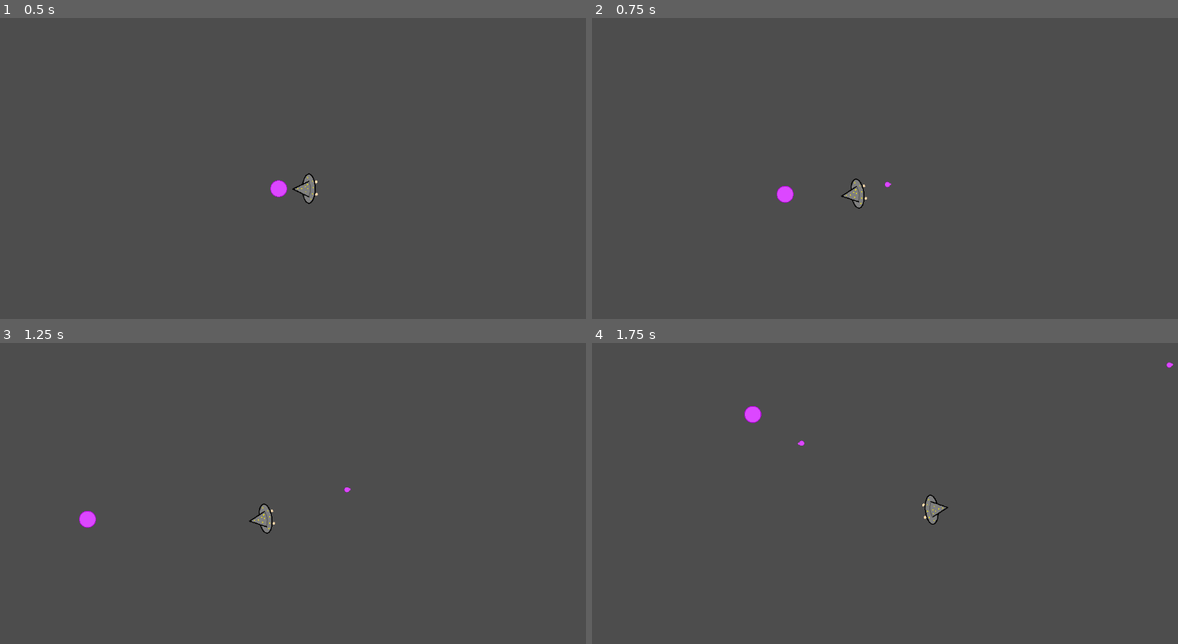
Above: before the commit, frames 1-4 (two rows, left to right).
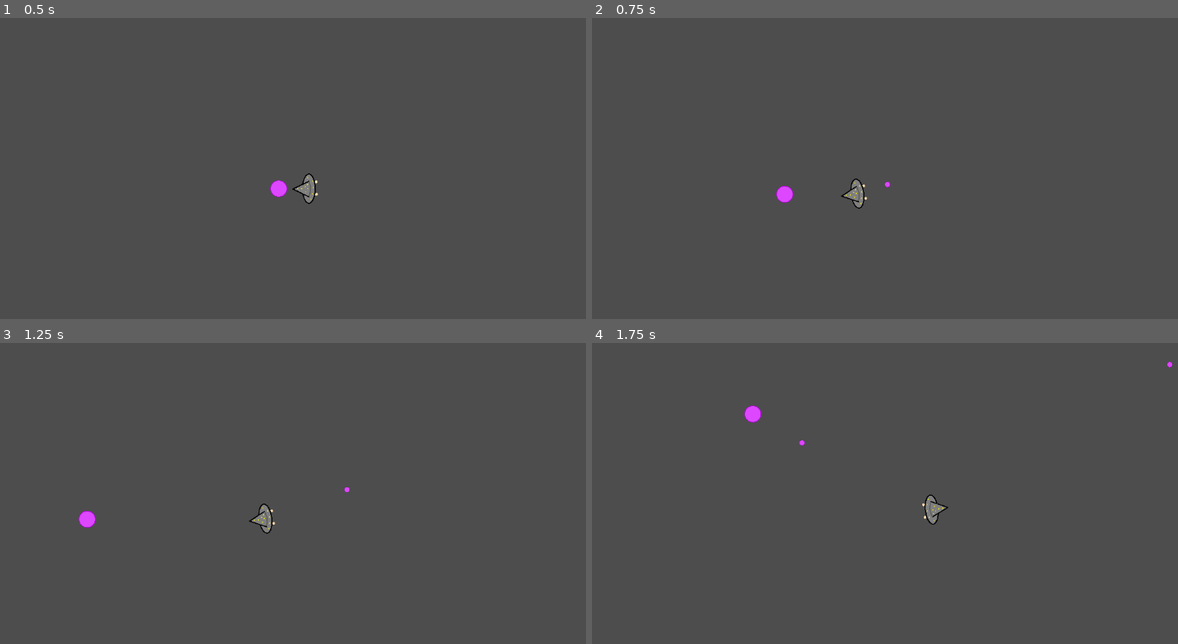
Above: after the commit, the same moments.

Repository: jackf21/Wizard-Battle
Game: Godot game, scene res://Scenes/game.tscn
The game is run twice, just before and just after one commit, with the same random seed, the same clock (stepped at 60 frames per second) and the same inputs.
Inputs (mouse positions are in pixels of both pictures, inside the frame that each line leads up to):
- Up to frame 1 (0.5 s): no input
- Up to frame 2 (0.75 s): tap Enter at 0.5 s; move the mouse to (1031, 171) at 0.52 s; press the mouse at (1031, 171) at 0.53 s; hold D (right) from 0.53 s (still down)
- Up to frame 3 (1.25 s): keep holding D (right)
- Up to frame 4 (1.75 s): move the mouse to (773, 529) at 1.27 s; release D (right) at 1.28 s; release the mouse at (773, 529) at 1.28 s; hold S (down) from 1.28 s (still down); click (773, 529) at 1.35 s

Frame 1 is identical in both runs. In frame 2, less than 0.1% of the frame differs, in the area x 31-52%, y 53-63%; in frame 3, less than 0.1%; in frame 4, less than 0.1%, in the area x 25-100%, y 6-61%.

Commit message:
Added a player class  and changed some file names

Diff:
--- a/Scenes/basic_projectile.tscn
+++ b/Scenes/basic_projectile.tscn
@@ -6,7 +6,7 @@
 [sub_resource type="CircleShape2D" id="CircleShape2D_joptf"]
 radius = 5.0
 
-[node name="CharacterBody2D" type="CharacterBody2D"]
+[node name="basic_projectile" type="CharacterBody2D"]
 collision_layer = 4
 script = ExtResource("1_u3iy0")
 
@@ -14,11 +14,6 @@
 scale = Vector2(0.1, 0.1)
 texture = ExtResource("1_3fvi1")
 
-[node name="Sprite2D2" type="Sprite2D" parent="."]
-position = Vector2(5, 0)
-scale = Vector2(0.04, 0.04)
-texture = ExtResource("1_3fvi1")
-
 [node name="CollisionShape2D" type="CollisionShape2D" parent="."]
 shape = SubResource("CircleShape2D_joptf")
 
--- a/Scenes/game.tscn
+++ b/Scenes/game.tscn
@@ -1,8 +1,9 @@
-[gd_scene load_steps=5 format=3 uid="uid://clxfwlhgk63d8"]
+[gd_scene load_steps=6 format=3 uid="uid://clxfwlhgk63d8"]
 
 [ext_resource type="PackedScene" uid="uid://vgy005rvxxi" path="res://Scenes/player.tscn" id="1_ft8jb"]
-[ext_resource type="Script" path="res://Scripts/Game Manager.gd" id="1_rrp21"]
-[ext_resource type="Script" path="res://Scripts/Camera.gd" id="3_em3e6"]
+[ext_resource type="Script" path="res://Scripts/game_manager.gd" id="1_rrp21"]
+[ext_resource type="Script" path="res://Scripts/camera.gd" id="3_em3e6"]
+[ext_resource type="PackedScene" uid="uid://c6eq7fjykfrgb" path="res://Scenes/basic_projectile.tscn" id="3_k4ga8"]
 [ext_resource type="Texture2D" uid="uid://cpq1jr221tjgj" path="res://Assets/Magic Projectile.png" id="4_kiibi"]
 
 [node name="Node2D" type="Node2D"]
@@ -11,6 +12,7 @@
 script = ExtResource("1_rrp21")
 
 [node name="Player" parent="." instance=ExtResource("1_ft8jb")]
+projectile_scene = ExtResource("3_k4ga8")
 
 [node name="Camera2D" type="Camera2D" parent="." node_paths=PackedStringArray("player")]
 script = ExtResource("3_em3e6")
--- a/Scenes/player.tscn
+++ b/Scenes/player.tscn
@@ -1,12 +1,12 @@
 [gd_scene load_steps=4 format=3 uid="uid://vgy005rvxxi"]
 
-[ext_resource type="Script" path="res://Scripts/Player.gd" id="1_khxnd"]
+[ext_resource type="Script" path="res://Scripts/basic_wizard.gd" id="1_khxnd"]
 [ext_resource type="Texture2D" uid="uid://cuclrxputuahi" path="res://Assets/NormalWizard.png" id="2_rdcqe"]
 
 [sub_resource type="CircleShape2D" id="CircleShape2D_rvuop"]
 radius = 21.0
 
-[node name="Player" type="CharacterBody2D"]
+[node name="basic_wizard" type="CharacterBody2D"]
 collision_layer = 2
 slide_on_ceiling = false
 script = ExtResource("1_khxnd")
--- /dev/null
+++ b/Scripts/basic_wizard.gd
@@ -0,0 +1 @@
+extends Player
--- a/Scripts/Player.gd
+++ b/Scripts/player_character.gd
@@ -1,20 +1,13 @@
+class_name Player
+
 extends CharacterBody2D
 
 const SPEED := 400
-const BASIC_PROJECTILE = preload("res://Scenes/basic_projectile.tscn")
 
 var shoot_ready: bool = true
+@export var projectile_scene: PackedScene
 @onready var shoot_cooldown = $ShootCooldown
 @onready var face = $Face
-
-func _input(event):
-	if event.is_action_pressed("shoot_primary") and shoot_ready:
-		shoot_ready = false
-		var basic_projectile = BASIC_PROJECTILE.instantiate()
-		get_parent().add_child(basic_projectile)
-		basic_projectile.position = face.global_position
-		basic_projectile.rotation = rotation
-		shoot_cooldown.start()
 
 func _physics_process(_delta):
 	var direction = Input.get_vector("left", "right", "up", "down")
@@ -25,5 +18,14 @@
 func _process(_delta):
 	look_at(get_global_mouse_position())
 
+func _input(event):
+	if event.is_action_pressed("shoot_primary") and shoot_ready:
+		shoot_ready = false
+		var basic_projectile = projectile_scene.instantiate()
+		get_parent().add_child(basic_projectile)
+		basic_projectile.position = face.global_position
+		basic_projectile.rotation = rotation
+		shoot_cooldown.start()
+
 func _on_shoot_cooldown_timeout():
 	shoot_ready = true
--- a/project.godot
+++ b/project.godot
@@ -42,3 +42,7 @@
 "events": [Object(InputEventMouseButton,"resource_local_to_scene":false,"resource_name":"","device":-1,"window_id":0,"a …(257 unchanged characters)…
 ]
 }
+
+[physics]
+
+common/physics_ticks_per_second=144
Renamed: Scripts/Game Manager.gd -> Scripts/game_manager.gd
